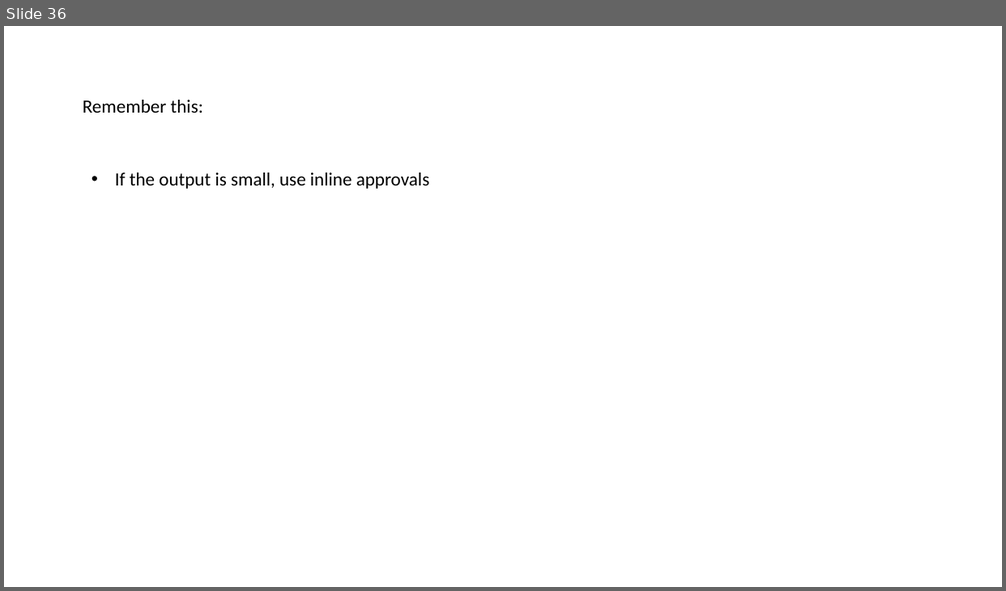
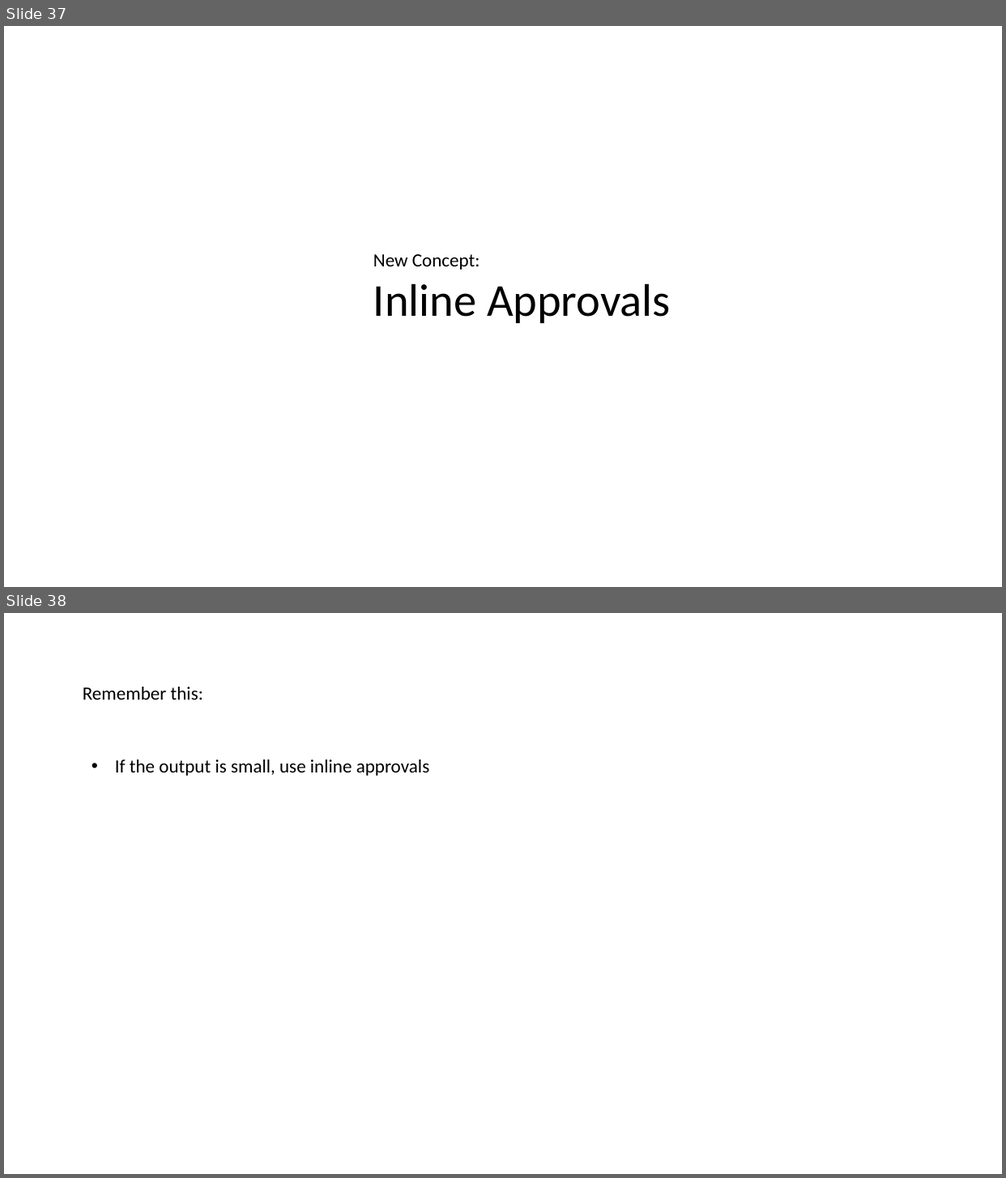
Before and after one commit to LearnWithLlew/TestingBetterWithApprovals.Slides, a slide deck: slides/Testing Better with Approvals.pptx. Shown one above the other, each under a label of ours: slide 36 before the commit, slides 37 and 38 after it. The pictures are 1006x591 and 1006x1178 pixels, drawn with LibreOffice and Linux fonts; fonts in the diff are those of the drawing. Boxes give left, top, right and bottom in pixels: in the first picture for what was removed or moved away, otherwise in the second. Text is boxed around its words. In the diff, an @@ line names an element or a change of style, - is before the commit and + after.

```diff
--- a/slides/Testing Better with Approvals.pptx
+++ b/slides/Testing Better with Approvals.pptx
@@ slide 37 added at (4,26,1002,587), background #FFFFFF @@
@@ text added at (373,254,671,323), 44 pt, text #000000 @@
+New Concept:
+Inline Approvals
@@ what was slide 36 is now slide 38 @@
```
Also in this commit, not shown: 1 slide changed, 1 other slide added.
